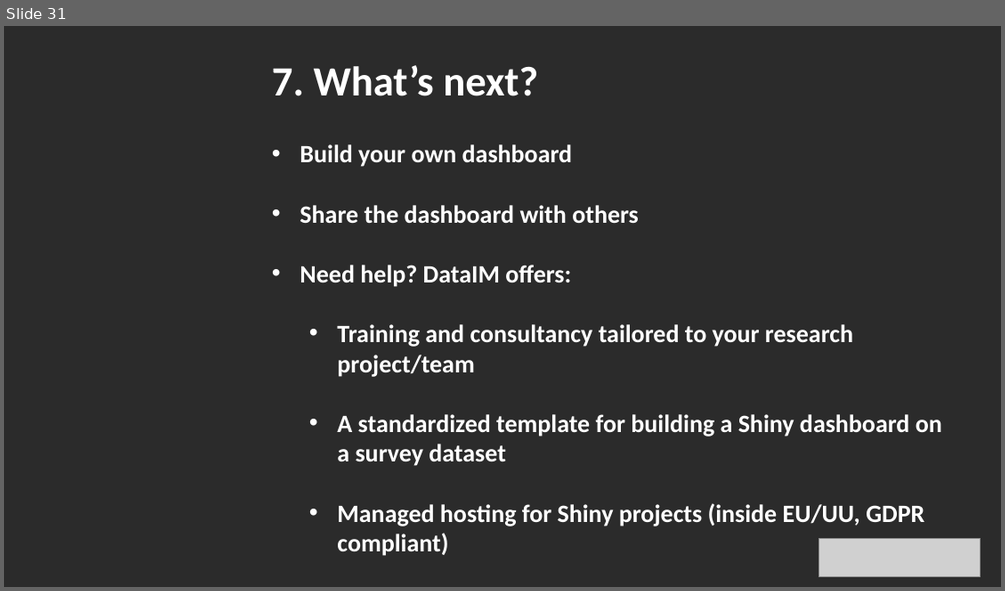
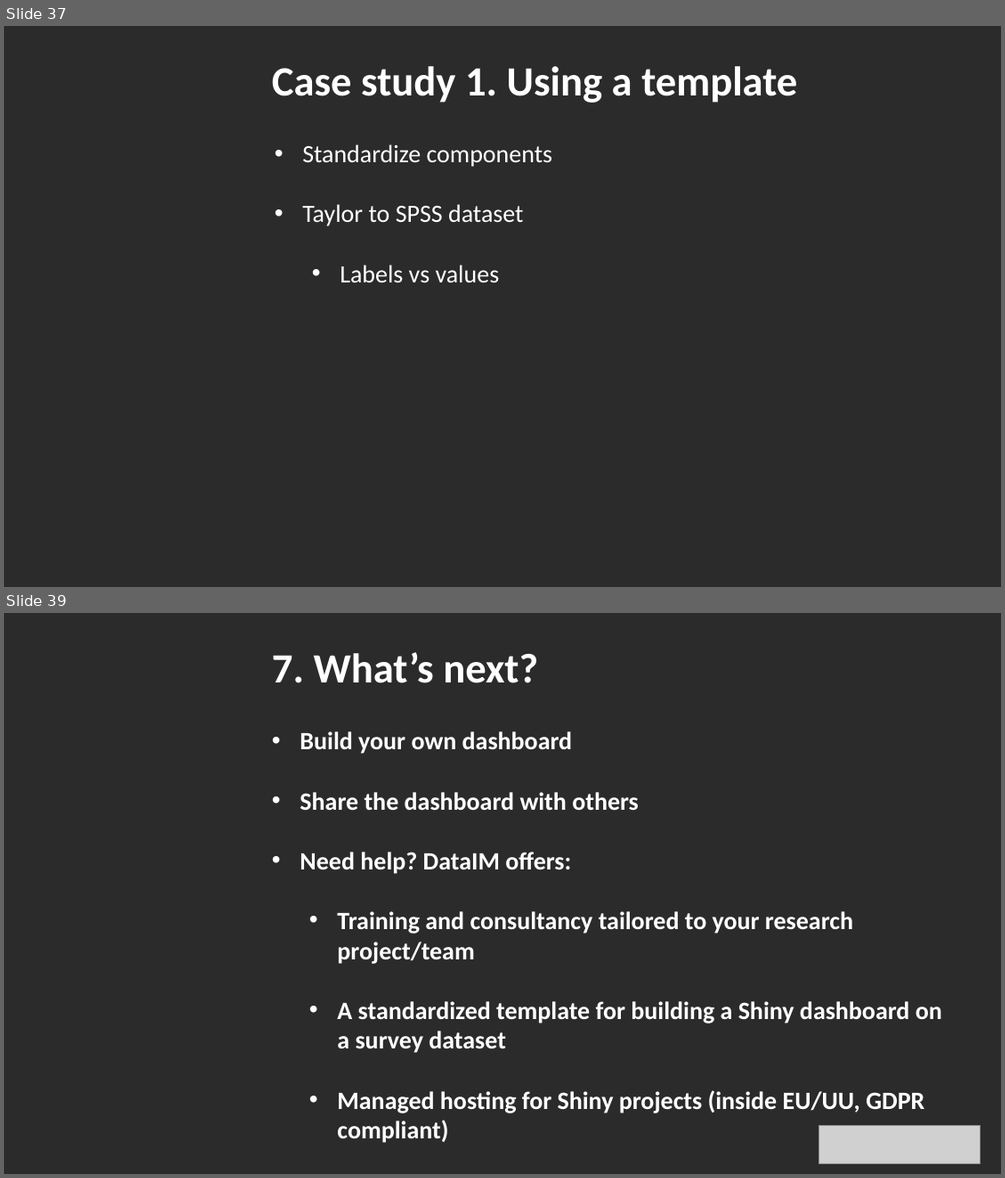
Before and after one commit to DataIMLabs/MIE2024, a slide deck: presentation/session1/MIE2024-DataIM-Masterclass-Session1.pptx. Shown one above the other, each under a label of ours: slide 31 before the commit, slides 37 and 39 after it; the slides between them are not shown. The pictures are 1005x591 and 1005x1178 pixels, drawn with LibreOffice and Linux fonts; fonts in the diff are those of the drawing; grey boxes stand for pictures; background and template pictures are left out; a plain dark background stands for a picture behind light text. Boxes give left, top, right and bottom in pixels: in the first picture for what was removed or moved away, otherwise in the second. Text is boxed around its words. In the diff, an @@ line names an element or a change of style, - is before the commit and + after.

```diff
--- a/presentation/session1/MIE2024-DataIM-Masterclass-Session1.pptx
+++ b/presentation/session1/MIE2024-DataIM-Masterclass-Session1.pptx
@@ slide 37 added at <box>4,26,1001,587</box>, background picture (left out) @@
@@ text added at <box>272,66,797,103</box>, 40 pt, text #FFFFFF, bold @@
+Case study 1. Using a template
@@ text added at <box>302,144,553,282</box>, 24 pt, text #FFFFFF @@
+• Standardize components
+• Taylor to SPSS dataset
+  • Labels vs values
@@ what was slide 31 is now slide 39 @@
```
Also in this commit, not shown: 3 slides changed, 8 other slides added, 6 slides removed, 6 other files.
